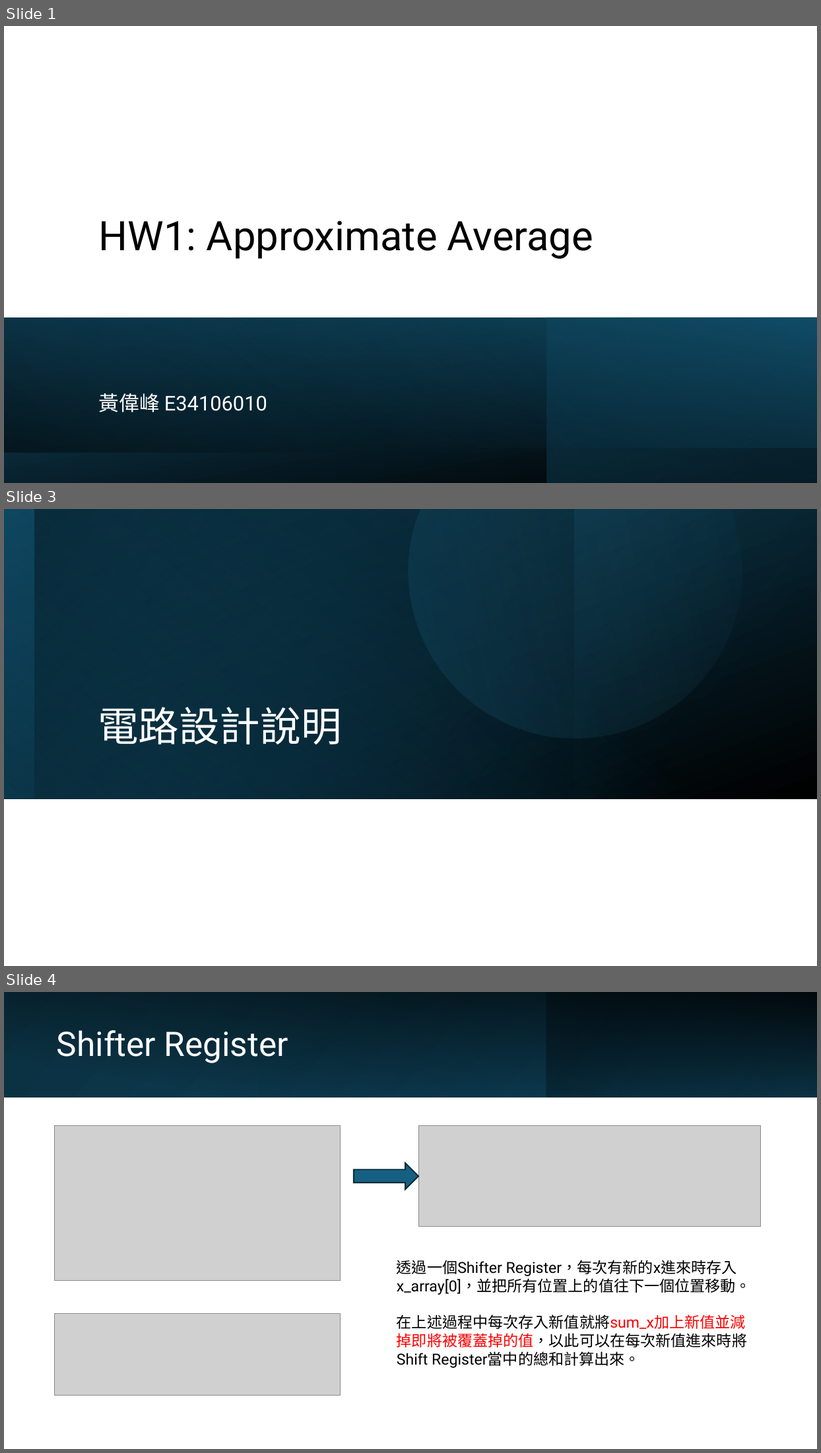
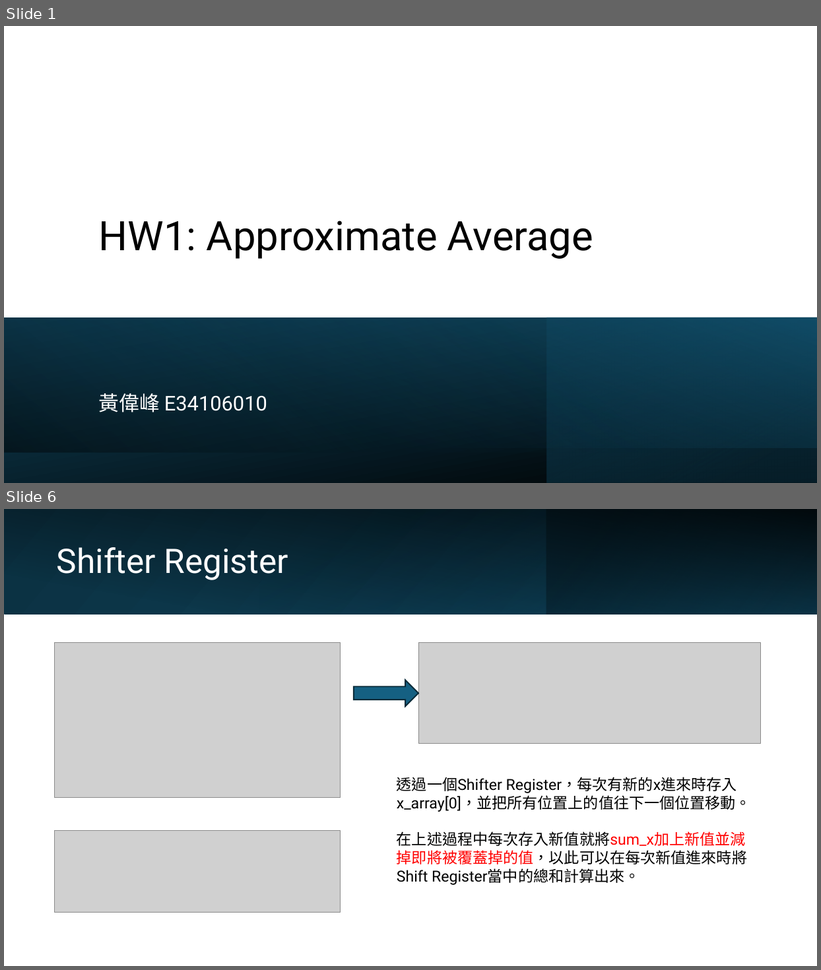
Before and after one commit to ukp66482/Deep-Learning-IC, a slide deck: hw1/Report.pptx. Shown one above the other, each under a label of ours: slides 1, 3 and 4 before the commit, slides 1 and 6 after it; the slides between them are not shown. The pictures are 821x1453 and 821x970 pixels, drawn with LibreOffice and Linux fonts; fonts in the diff are those of the drawing; grey boxes stand for pictures. Boxes give left, top, right and bottom in pixels: in the first picture for what was removed or moved away, otherwise in the second. Text is boxed around its words. In the diff, an @@ line names an element or a change of style, - is before the commit and + after.

```diff
--- a/hw1/Report.pptx
+++ b/hw1/Report.pptx
@@ slide 3 removed at (x1=4, y1=509, x2=817, y2=966), background #FFFFFF @@
@@ rectangle removed at (x1=4, y1=509, x2=817, y2=799) @@
@@ rectangle removed at (x1=4, y1=509, x2=817, y2=799) @@
@@ rectangle removed at (x1=4, y1=509, x2=574, y2=799) @@
@@ rectangle removed at (x1=34, y1=509, x2=817, y2=799) @@
@@ freeform shape removed at (x1=350, y1=509, x2=784, y2=797) @@
@@ title removed at (x1=98, y1=707, x2=342, y2=745) @@
-電路設計說明
@@ what was slide 4 is now slide 6 @@
```
Also in this commit, not shown: 1 slide changed, 5 slides added, 4 other files.
